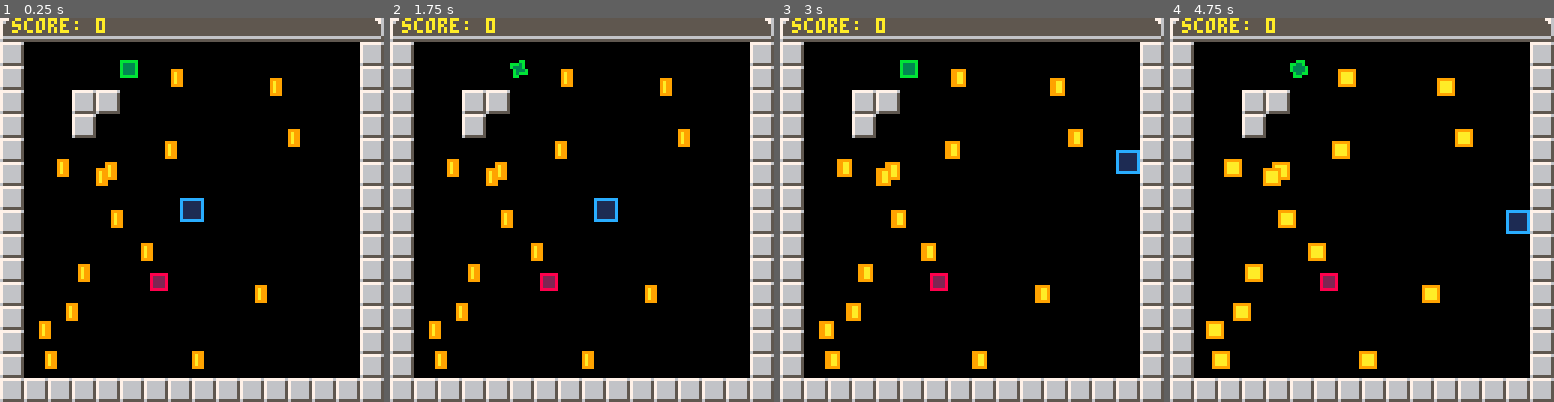
Above: before the commit, frames 1-4 (left to right).
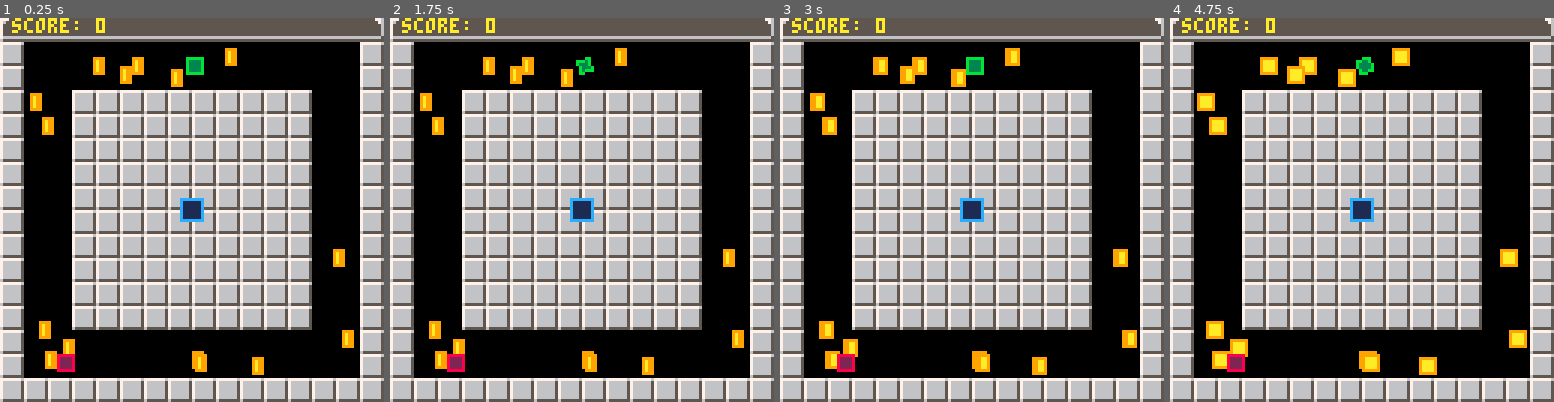
Above: after the commit, the same moments.

Repository: DMatthieu/PICO8_SQUAREZ_REMAKE
Game: PICO-8 cartridge squarez.p8
Two runs of this game, one before a commit and one after it. Both use one fixed random seed, a clock stepped at 60 frames per second and the inputs below.
Inputs:
- Up to frame 1 (0.25 s): no input
- Up to frame 2 (1.75 s): tap X (X key) at 0.33, 1.07 s; hold Right from 1.6 s (still down)
- Up to frame 3 (3 s): tap X (X key) at 1.85, 2.97 s; release Right at 2.1 s; hold Up 2.15-2.42 s; hold Right from 2.47 s (still down)
- Up to frame 4 (4.75 s): release Right at 3.03 s; hold Left 3.08-3.58 s; hold Down 3.63-3.97 s; hold Right 4.02-4.68 s; tap X (X key) at 4.08 s; hold Up from 4.73 s (still down)

The runs differ from the first frame. In frame 1, 40% of the frame differs, in the area x 7-93%, y 7-93%; in frame 2, 40%; in frame 3, 41%; in frame 4, 41%, in the area x 7-94%, y 7-93%.

Commit message:
Improved spaning of entities
Spawn Power Up and Ennemies on spawnable tiles

Diff:
--- a/squarez.p8
+++ b/squarez.p8
@@ -315,32 +315,26 @@
 end
 
 function create_gsqr_obj()
-	local acheve=false
-
-	while not acheve do
-		local x=rnd(108)+6
-		local y=rnd(108)+6
-		local gsqr={}
-
-		if is_spawnable(x,y) and
-			is_spawnable(x+7,y) and
-			is_spawnable(x+7,y+7) and
-			is_spawnable(x,y+7) then
-
-			gsqr.x = x
-			gsqr.y = y
+
+	gsqr={}
+		 gsqr.x =0
+			gsqr.y =0
+
+			while (not is_spawnable(flr(gsqr.x/8),flr(gsqr.y/8)) or
+										not is_spawnable(flr((gsqr.x+7)/8),flr(gsqr.y/8)) or
+										not is_spawnable(flr((gsqr.x+7)/8),flr((gsqr.y+7)/8)) or
+										not is_spawnable(flr(gsqr.x/8),flr((gsqr.y+7)/8))) do
+
+				gsqr.x =flr(rnd(108)+6)
+				gsqr.y =flr(rnd(108)+6)
+			end
+
 			gsqr.w = 8
 			gsqr.h = 8
 			gsqr.smin = 22--min spr
 			gsqr.smax = 25--max spr
 			gsqr.spr = 22
-
-			acheve=true
-		end
-
 		add(gsqrs,gsqr)
-	end
-
 end
 
 function check_gsqr_collected(gsqrs)
@@ -396,15 +390,25 @@
 
 function create_rsqr_obj()
 	rsqr={}
-		rsqr.x = rnd(108)+6
-		rsqr.y = rnd(99)+15
-		rsqr.w = 8
-		rsqr.h = 8
-		rsqr.smin = 1--min spr
-		rsqr.smax = 1--max spr
-		rsqr.spr = 1
-
-	add(rsqrs,rsqr)
+		 rsqr.x =0
+			rsqr.y =0
+
+			while (not is_spawnable(flr(rsqr.x/8),flr(rsqr.y/8)) or
+										not is_spawnable(flr((rsqr.x+7)/8),flr(rsqr.y/8)) or
+										not is_spawnable(flr((rsqr.x+7)/8),flr((rsqr.y+7)/8)) or
+										not is_spawnable(flr(rsqr.x/8),flr((rsqr.y+7)/8))) do
+
+				rsqr.x =flr(rnd(108)+6)
+				rsqr.y =flr(rnd(108)+6)
+			end
+
+			rsqr.w = 8
+			rsqr.h = 8
+			rsqr.smin = 1--min spr
+			rsqr.smax = 1--max spr
+			rsqr.spr = 1
+		add(rsqrs,rsqr)
+
 end
 
 function check_rsqr_collected(rsqrs)
@@ -513,16 +517,16 @@
 3d3e3e3e3e3e3e3e3e3e3e3e3e3e3e3f00000000000000000000000000000000000000000000000000000000000000000000000000000000000000000000000000000000000000000000000000000000000000000000000000000000000000000000000000000000000000000000000000000000000000000000000000000000
 1f00000000000000000000000000001f00000000000000000000000000000000000000000000000000000000000000000000000000000000000000000000000000000000000000000000000000000000000000000000000000000000000000000000000000000000000000000000000000000000000000000000000000000000
 1f00000000000000000000000000001f00000000000000000000000000000000000000000000000000000000000000000000000000000000000000000000000000000000000000000000000000000000000000000000000000000000000000000000000000000000000000000000000000000000000000000000000000000000
-1f00001f1f000000000000000000001f00000000000000000000000000000000000000000000000000000000000000000000000000000000000000000000000000000000000000000000000000000000000000000000000000000000000000000000000000000000000000000000000000000000000000000000000000000000
-1f00001f00000000000000000000001f00000000000000000000000000000000000000000000000000000000000000000000000000000000000000000000000000000000000000000000000000000000000000000000000000000000000000000000000000000000000000000000000000000000000000000000000000000000
-1f00000000000000000000000000001f00000000000000000000000000000000000000000000000000000000000000000000000000000000000000000000000000000000000000000000000000000000000000000000000000000000000000000000000000000000000000000000000000000000000000000000000000000000
-1f00000000000000000000000000001f00000000000000000000000000000000000000000000000000000000000000000000000000000000000000000000000000000000000000000000000000000000000000000000000000000000000000000000000000000000000000000000000000000000000000000000000000000000
-1f00000000000000000000000000001f00000000000000000000000000000000000000000000000000000000000000000000000000000000000000000000000000000000000000000000000000000000000000000000000000000000000000000000000000000000000000000000000000000000000000000000000000000000
-1f00000000000000000000000000001f00000000000000000000000000000000000000000000000000000000000000000000000000000000000000000000000000000000000000000000000000000000000000000000000000000000000000000000000000000000000000000000000000000000000000000000000000000000
-1f00000000000000000000000000001f00000000000000000000000000000000000000000000000000000000000000000000000000000000000000000000000000000000000000000000000000000000000000000000000000000000000000000000000000000000000000000000000000000000000000000000000000000000
-1f00000000000000000000000000001f00000000000000000000000000000000000000000000000000000000000000000000000000000000000000000000000000000000000000000000000000000000000000000000000000000000000000000000000000000000000000000000000000000000000000000000000000000000
-1f00000000000000000000000000001f00000000000000000000000000000000000000000000000000000000000000000000000000000000000000000000000000000000000000000000000000000000000000000000000000000000000000000000000000000000000000000000000000000000000000000000000000000000
-1f00000000000000000000000000001f00000000000000000000000000000000000000000000000000000000000000000000000000000000000000000000000000000000000000000000000000000000000000000000000000000000000000000000000000000000000000000000000000000000000000000000000000000000
+1f00001f1f1f1f1f1f1f1f1f1f00001f00000000000000000000000000000000000000000000000000000000000000000000000000000000000000000000000000000000000000000000000000000000000000000000000000000000000000000000000000000000000000000000000000000000000000000000000000000000
+1f00001f1f1f1f1f1f1f1f1f1f00001f00000000000000000000000000000000000000000000000000000000000000000000000000000000000000000000000000000000000000000000000000000000000000000000000000000000000000000000000000000000000000000000000000000000000000000000000000000000
+1f00001f1f1f1f1f1f1f1f1f1f00001f00000000000000000000000000000000000000000000000000000000000000000000000000000000000000000000000000000000000000000000000000000000000000000000000000000000000000000000000000000000000000000000000000000000000000000000000000000000
+1f00001f1f1f1f1f1f1f1f1f1f00001f00000000000000000000000000000000000000000000000000000000000000000000000000000000000000000000000000000000000000000000000000000000000000000000000000000000000000000000000000000000000000000000000000000000000000000000000000000000
+1f00001f1f1f1f1f1f1f1f1f1f00001f00000000000000000000000000000000000000000000000000000000000000000000000000000000000000000000000000000000000000000000000000000000000000000000000000000000000000000000000000000000000000000000000000000000000000000000000000000000
+1f00001f1f1f1f1f1f1f1f1f1f00001f00000000000000000000000000000000000000000000000000000000000000000000000000000000000000000000000000000000000000000000000000000000000000000000000000000000000000000000000000000000000000000000000000000000000000000000000000000000
+1f00001f1f1f1f1f1f1f1f1f1f00001f00000000000000000000000000000000000000000000000000000000000000000000000000000000000000000000000000000000000000000000000000000000000000000000000000000000000000000000000000000000000000000000000000000000000000000000000000000000
+1f00001f1f1f1f1f1f1f1f1f1f00001f00000000000000000000000000000000000000000000000000000000000000000000000000000000000000000000000000000000000000000000000000000000000000000000000000000000000000000000000000000000000000000000000000000000000000000000000000000000
+1f00001f1f1f1f1f1f1f1f1f1f00001f00000000000000000000000000000000000000000000000000000000000000000000000000000000000000000000000000000000000000000000000000000000000000000000000000000000000000000000000000000000000000000000000000000000000000000000000000000000
+1f00001f1f1f1f1f1f1f1f1f1f00001f00000000000000000000000000000000000000000000000000000000000000000000000000000000000000000000000000000000000000000000000000000000000000000000000000000000000000000000000000000000000000000000000000000000000000000000000000000000
 1f00000000000000000000000000001f00000000000000000000000000000000000000000000000000000000000000000000000000000000000000000000000000000000000000000000000000000000000000000000000000000000000000000000000000000000000000000000000000000000000000000000000000000000
 1f00000000000000000000000000001f00000000000000000000000000000000000000000000000000000000000000000000000000000000000000000000000000000000000000000000000000000000000000000000000000000000000000000000000000000000000000000000000000000000000000000000000000000000
 1f1f1f1f1f1f1f1f1f1f1f1f1f1f1f1f00000000000000000000000000000000000000000000000000000000000000000000000000000000000000000000000000000000000000000000000000000000000000000000000000000000000000000000000000000000000000000000000000000000000000000000000000000000
